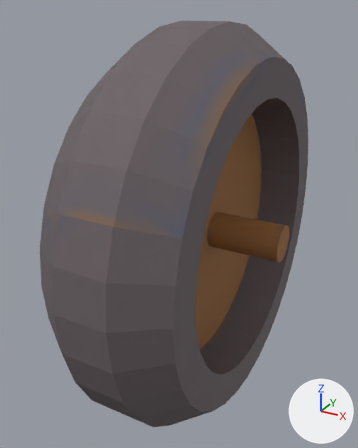
The OBJ model assets/rueda/ruedaDer.obj as it was, and as the next commit left it.
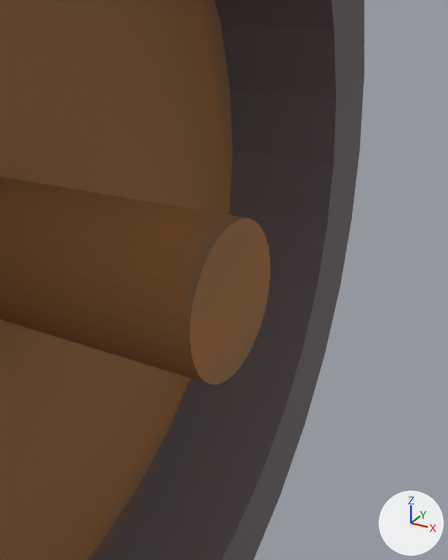
There are two pictures of each version: one whole from a 50 mm camera at (1.169, -2.501, 1.233) aimed at (-0.147, -0.108, 0.036), one close up from a 50 mm camera at (0.798, -0.631, 0.343) aimed at (0.466, -0.026, 0.041). The axes (+X, +Y, +Z) are drawn at lower right. The lights are the same throughout. Where no turn or scale is listed for an object, it has been applied to the vertices.

The scene before the commit, as lines of its bpy script (objects in view):
```python
me_rueda1_rueda1h_001 = bpy.data.meshes.new('rueda1_rueda1H.001')
me_rueda1_rueda1h_001.from_pydata(...)  # 320 vertices, 290 faces; spans x -0.47..0.47, y -1.16..1.16, z -1.16..1.16
me_rueda1_rueda1h_001.materials.append(mat_ruedamat_002)
ob_rueda1_rueda1h_001 = bpy.data.objects.new('rueda1_rueda1H.001', me_rueda1_rueda1h_001)
ob_rueda1_rueda1h_001.location = (0.0, 0.0, 0.0)
```
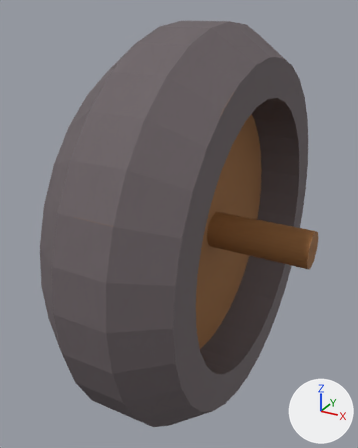
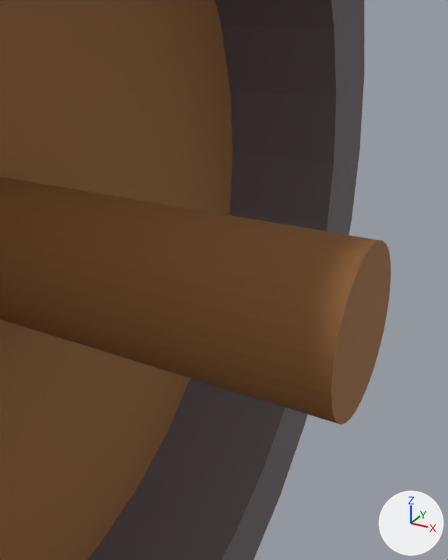
What changed in the scene script:
```text
Add img_mat_rueda_height_png:
    img_mat_rueda_height_png = load_image('mat_rueda_Height.png', 'mat_rueda_Height.png', 4096, 4096, 'sRGB')
Add img_mat_rueda_base_color_png:
    img_mat_rueda_base_color_png = load_image('mat_rueda_Base_Color.png', 'mat_rueda_Base_Color.png', 4096, 4096, 'sRGB')
Add mat_mat_rueda:
    mat_mat_rueda = bpy.data.materials.new('mat_rueda')
    # uses the picture img_mat_rueda_base_color_png
    # uses the picture img_mat_rueda_height_png
Change me_rueda1_rueda1h_001:
    where me_rueda1_rueda1h_001.from_pydata(...)  # 320 vertices, 290 faces; spans x -0.47..0.47, y -1.16..1.16, z -1.16..1.16
    used by ob_rueda1_rueda1h_001; location = (0.0, 0.0, 0.0)
    remove me_rueda1_rueda1h_001.materials.append(mat_ruedamat_002)
    me_rueda1_rueda1h_001 part 1: all 32 vertices in x 0.47, y -0.11..0.11, z -0.11..0.11 are moved by (0.17, 0.0, 0.0)
    add me_rueda1_rueda1h_001.materials.append(mat_mat_rueda)
```

Changed parts and their boxes [x1, y1, x2, y2] in the close-ups (448 x 560 px; the box of a moved part takes in the faces that stretch with it):
'rueda1_rueda1H.001', reshaped: before [0, 0, 364, 560]; after [0, 0, 391, 560]
part 1 of me_rueda1_rueda1h_001, moved or reshaped: before [0, 177, 270, 385]; after [0, 177, 391, 425]
